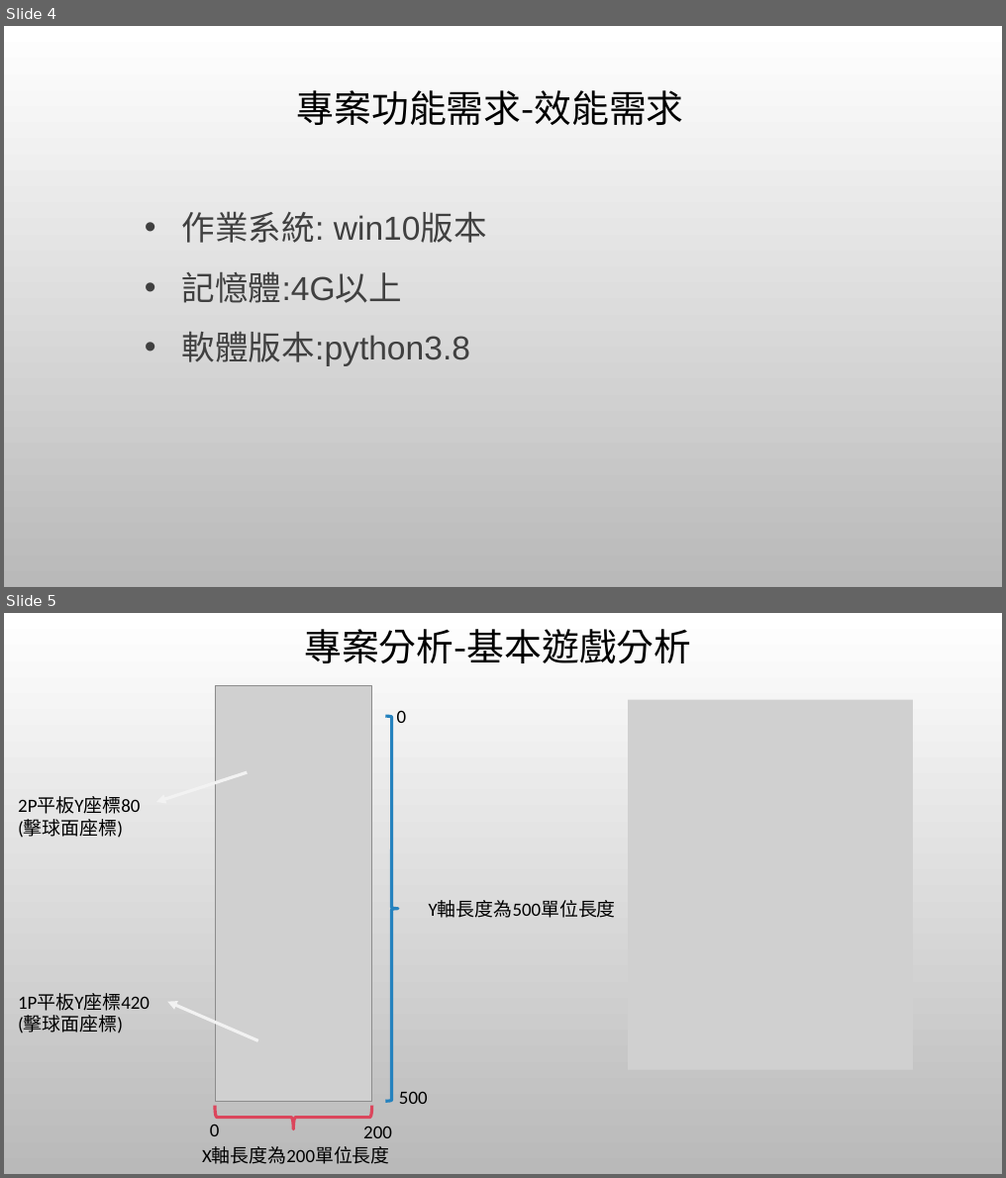
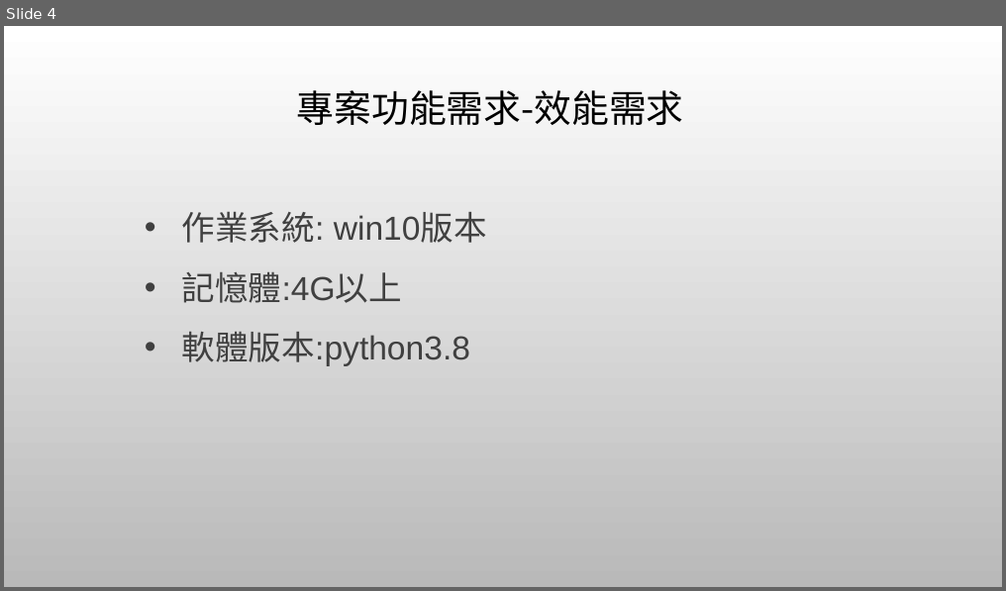
Before and after one commit to liang1127/Liang1127ML, a slide deck: HW4/機器學習實作乒乓球-專案管理.pptx. Shown one above the other, each under a label of ours: slides 4 and 5 before the commit, slide 4 after it. The pictures are 1006x1178 and 1006x591 pixels, drawn with LibreOffice and Linux fonts; fonts in the diff are those of the drawing; grey boxes stand for pictures; background and template pictures are left out. Boxes give left, top, right and bottom in pixels: in the first picture for what was removed or moved away, otherwise in the second. Text is boxed around its words. In the diff, an @@ line names an element or a change of style, - is before the commit and + after.

```diff
--- a/HW4/機器學習實作乒乓球-專案管理.pptx
+++ b/HW4/機器學習實作乒乓球-專案管理.pptx
@@ slide 5 removed at bbox=[4, 613, 1002, 1174], background picture (left out) @@
@@ title removed at bbox=[304, 629, 691, 663] @@
-專案分析-基本遊戲分析
@@ picture removed at bbox=[215, 685, 372, 1101] @@
@@ picture removed at bbox=[628, 700, 913, 1070] @@
@@ right brace removed at bbox=[386, 716, 399, 1102] @@
@@ text removed at bbox=[397, 710, 407, 723] @@
-0
@@ arrow removed from (248, 772) to (156, 802) @@
@@ text removed at bbox=[18, 797, 140, 837] @@
-2P平板Y座標80
-(擊球面座標)
@@ text removed at bbox=[429, 900, 616, 918] @@
-Y軸長度為500單位長度
@@ text removed at bbox=[18, 993, 150, 1033] @@
-1P平板Y座標420
-(擊球面座標)
@@ arrow removed from (258, 1042) to (168, 1001) @@
@@ left brace removed at bbox=[215, 1106, 372, 1130] @@
@@ text removed at bbox=[399, 1091, 428, 1104] @@
-500
@@ text removed at bbox=[202, 1147, 390, 1164] @@
-X軸長度為200單位長度
@@ text removed at bbox=[210, 1124, 220, 1137] @@
-0
@@ text removed at bbox=[363, 1126, 392, 1139] @@
-200
```
Also in this commit, not shown: 2 slides added, 2 other slides removed.
